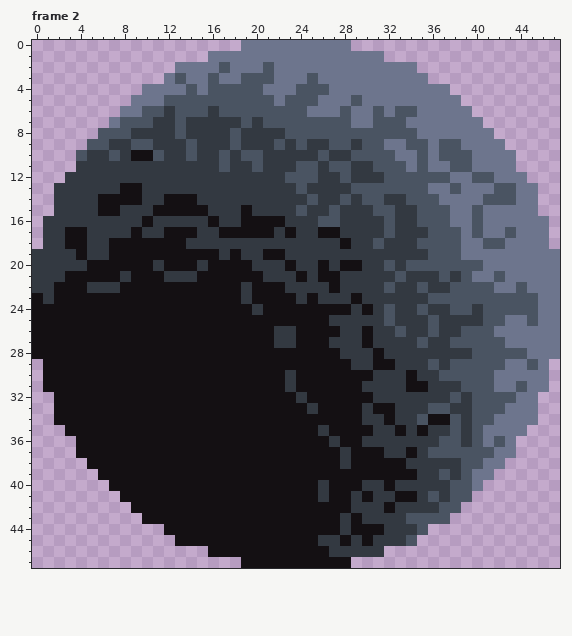
Two versions of one pixel-art file, Assets/Background/Planets/Moon 2.aseprite. This is how it looked before the edit.
48x48 pixels, 2 frames. Shown: frame 2. The commit also changed other frames, which this record leaves out.
Now the later version:
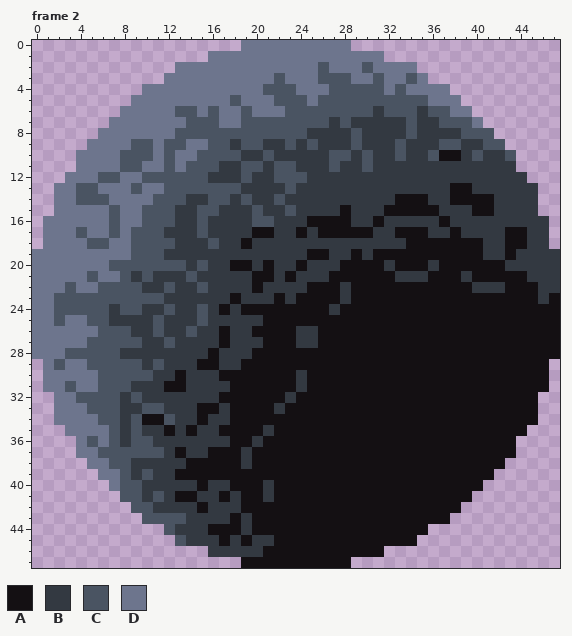
Palette (. is transparent): A #141013  B #333941  C #4a5462  D #6d758d
Change:
--- frame 2, layers "Layer 4", "Layer 2", "Layer 3"
@@ x 0..47 @@
  1 ................DDDDDDDDDDDDDDDD................
- 2 .............DDDDCDDDCDDDDDDDDDDDDD.............
- 3 ............DCDDCDDCCCDDDCDDDDDDDDDD............
- 4 ..........DDDDCDCCCCCDDDCCCDDDDDDDDDDD..........
- 5 .........DDDCCCCCCCCCCDCCCDDDCDDDDDDDDD.........
- 6 ........DDCCBCCCBCCCCCCCCDDDCDDCDCCDDDDD........
- 7 .......DCCCBBCBBBBBCBCCCCCCCCDDCCCDDDDDDD.......
- 8 ......CCCBBBBCBBBBCBBBBCCCCCCCCCCCCDDDDDDD......
- 9 .....CCBBCCBBBCBBBCBBBCBCBBCCBCCDDCCDCCDDDD.....
-10 ....CBBCBAACBBCBBCBCCBBBBBCBBCCCCDDCDCCCDDDD....
-11 ....BBBBBBBBBBBBBCBBCBBBCCBCCBBCCCDCDDCCDDDD....
-12 ...BBBBBBBBBBBBBBBBBBBBCCCBBCBBBCCCCCCDDCCDDD...
-13 ..BBBBBBAABBBBBBBBBBBBBBCBBBBCCCCCCCDDCDDDCCDD..
-14 ..BBBBAAAABBAAABBBBBBBBBBCBBCBCCBBCCCDDDDCCCDD..
-15 ..BBBBAABBBAAAAABBBABBBBCBBCBBBCCBBCCCDDCDDDDD..
-16 .BBBBBBBBBABBBBBABBAAAABBBCCBBBBCBBCCCDDCDDDDDD.
-17 .BBAABBBBABBAAABBAAAAABABBAABBBBCBBBCCCDCDDCDDD.
-18 .BBAABBAAAAAAABBBBBBBBBBBBBBABBCBBBCCCCDDCCDDDD.
-19 BBBBABBAAAAAAAAAABABBAABBBBBBBBBBBBBCCCDDDDDDDDD
-20 BBBBBAAAAAABAAABAAAABBBABBABAABBCBCCCCCCCDDDDDDD
-21 BBBAAAAABAAABBBAAAAAABBBABAABBBBBCBBBCBCDDCDDDDD
-22 BBAAABBBAAAAAAAAAAABAAABBBBABBBBCBBCBBCCCCDDCDDD
-23 ABAAAAAAAAAAAAAAAAABAAAABABBBABBBBBBCCCCCCCCCCDD
-24 AAAAAAAAAAAAAAAAAAAABAAAAAAAABABCBBCBBCCBCCCCCDD
-25 AAAAAAAAAAAAAAAAAAAAAAAAAAABBBBBCBBBCBBBBCCDDCDD
-26 AAAAAAAAAAAAAAAAAAAAAABBAAAABBABBCBBCBBCCCDDDDDD
-27 AAAAAAAAAAAAAAAAAAAAAABBAAABBBABBBBCBBCCCCCDDDDD
-28 AAAAAAAAAAAAAAAAAAAAAAAAAAAABBBABBBBBBBBCCCCCDDD
-29 .AAAAAAAAAAAAAAAAAAAAAAAAAAAABBAABBBCBCCCCCDDCD.
-30 .AAAAAAAAAAAAAAAAAAAAAABAAAAAAABBBABBCCCCCDDDDD.
-31 .AAAAAAAAAAAAAAAAAAAAAABAAAAAABBBBAABBBCCCDDCDD.
-32 ..AAAAAAAAAAAAAAAAAAAAAABAAAAAABBBBBBBCBCCCCDD..
-33 ..AAAAAAAAAAAAAAAAAAAAAAABAAAABAABBBCCBBCCCDDD..
-34 ..AAAAAAAAAAAAAAAAAAAAAAAAAAAABBABBCAACBCCDDDD..
-35 ...AAAAAAAAAAAAAAAAAAAAAAABAAAABBABABBCBCDDDD...
-36 ....AAAAAAAAAAAAAAAAAAAAAAABAABBBBBBBCCBCDCD....
-37 ....AAAAAAAAAAAAAAAAAAAAAAAABAAABBABCCCCCCDD....
-38 .....AAAAAAAAAAAAAAAAAAAAAAABAAAAABBBBBCCDD.....
-39 ......AAAAAAAAAAAAAAAAAAAAAAAAAAAAABBCBCDD......
-40 .......AAAAAAAAAAAAAAAAAAABAAABBABBBBBCCD.......
-41 ........AAAAAAAAAAAAAAAAAABAABABBAABCBCC........
-42 .........AAAAAAAAAAAAAAAAAAAABBBABBBBCC.........
-43 ..........AAAAAAAAAAAAAAAAAABABBBBCCCC..........
-44 ............AAAAAAAAAAAAAAAABAAABBBC............
-45 .............AAAAAAAAAAAAABBABABBBC.............
-46 ................AAAAAAAAAAABBBBB................
+ 2 .............DDDDDDDDDDDDDCDDDCDDDD.............
+ 3 ............DDDDDDDDDDCDDDCCCDDCDDCD............
+ 4 ..........DDDDDDDDDDDCCCDDDCCCCCDCDDDD..........
+ 5 .........DDDDDDDDDCDDDCCCDCCCCCCCCCCDDD.........
+ 6 ........DDDDDCCDCDDCDDDCCCCCCCCBCCCBCCDD........
+ 7 .......DDDDDDDCCCDDCCCCCCCCBCBBBBBCBBCCCD.......
+ 8 ......DDDDDDDCCCCCCCCCCCCBBBBCBBBBCBBBBCCC......
+ 9 .....DDDDCCDCCDDCCBCCBBCBCBBBCBBBCBBBCCBBCC.....
+10 ....DDDDCCCDCDDCCCCBBCBBBBBCCBCBBCBBCAABCBBC....
+11 ....DDDDCCDDCDCCCBBCCBCCBBBCBBCBBBBBBBBBBBBB....
+12 ...DDDCCDDCCCCCCBBBCBBCCCBBBBBBBBBBBBBBBBBBBB...
+13 ..DDCCDDDCDDCCCCCCCBBBBCBBBBBBBBBBBBBBAABBBBBB..
+14 ..DDCCCDDDDCCCBBCCBCBBCBBBBBBBBBBAAABBAAAABBBB..
+15 ..DDDDDCDDCCCBBCCBBBCBBCBBBBABBBAAAAABBBAABBBB..
+16 .DDDDDDCDDCCCBBCBBBBCCBBBAAAABBABBBBBABBBBBBBBB.
+17 .DDDCDDCDCCCBBBCBBBBAABBABAAAAABBAAABBABBBBAABB.
+18 .DDDDCCDDCCCCBBBCBBABBBBBBBBBBBBBBAAAAAAABBAABB.
+19 DDDDDDDDDCCCBBBBBBBBBBBBBAABBABAAAAAAAAAABBABBBB
+20 DDDDDDDCCCCCCCBCBBAABABBABBBAAAABAAABAAAAAABBBBB
+21 DDDDDCDDCBCBBBCBBBBBAABABBBAAAAAABBBAAABAAAAABBB
+22 DDDCDDCCCCBBCBBCBBBBABBBBAAABAAAAAAAAAAABBBAAABB
+23 DDCCCCCCCCCCBBBBBBABBBABAAAABAAAAAAAAAAAAAAAAABA
+24 DDCCCCCBCCBBCBBCBABAAAAAAAABAAAAAAAAAAAAAAAAAAAA
+25 DDCDDCCBBBBCBBBCBBBBBAAAAAAAAAAAAAAAAAAAAAAAAAAA
+26 DDDDDDCCCBBCBBCBBABBAAAABBAAAAAAAAAAAAAAAAAAAAAA
+27 DDDDDCCCCCBBCBBBBABBBAAABBAAAAAAAAAAAAAAAAAAAAAA
+28 DDDCCCCCBBBBBBBBABBBAAAAAAAAAAAAAAAAAAAAAAAAAAAA
+29 .DCDDCCCCCBCBBBAABBAAAAAAAAAAAAAAAAAAAAAAAAAAAA.
+30 .DDDDDCCCCCBBABBBAAAAAAABAAAAAAAAAAAAAAAAAAAAAA.
+31 .DDCDDCCCBBBAABBBBAAAAAABAAAAAAAAAAAAAAAAAAAAAA.
+32 ..DDCCCCBCBBBBBBBAAAAAABAAAAAAAAAAAAAAAAAAAAAA..
+33 ..DDDCCCBBCCBBBAABAAAABAAAAAAAAAAAAAAAAAAAAAAA..
+34 ..DDDDCCBCAACBBABBAAAAAAAAAAAAAAAAAAAAAAAAAAAA..
+35 ...DDDDCBCBBABABBAAAABAAAAAAAAAAAAAAAAAAAAAAA...
+36 ....DCDCBCCBBBBBBBAABAAAAAAAAAAAAAAAAAAAAAAA....
+37 ....DDCCCCCCBABBAAABAAAAAAAAAAAAAAAAAAAAAAAA....
+38 .....DDCCBBBBBAAAAABAAAAAAAAAAAAAAAAAAAAAAA.....
+39 ......DDCBCBBAAAAAAAAAAAAAAAAAAAAAAAAAAAAA......
+40 .......DCCBBBBBABBAAABAAAAAAAAAAAAAAAAAAA.......
+41 ........CCBCBAABBABAABAAAAAAAAAAAAAAAAAA........
+42 .........CCBBBBABBBAAAAAAAAAAAAAAAAAAAA.........
+43 ..........CCCCBBBBABAAAAAAAAAAAAAAAAAA..........
+44 ............CBBBAAABAAAAAAAAAAAAAAAA............
+45 .............CBBBABABBAAAAAAAAAAAAA.............
+46 ................BBBBBAAAAAAAAAAA................
 47 ...................AAAAAAAAAA...................
Changed places in both pictures, as pixel boxes (x1, y1, x2, y2):
changed: (32, 62, 560, 557)
